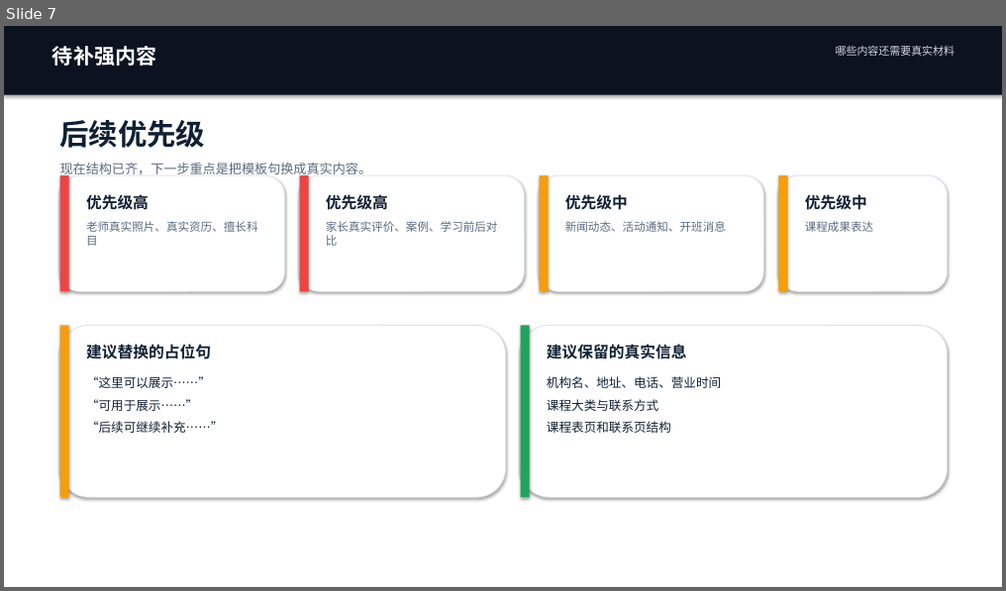
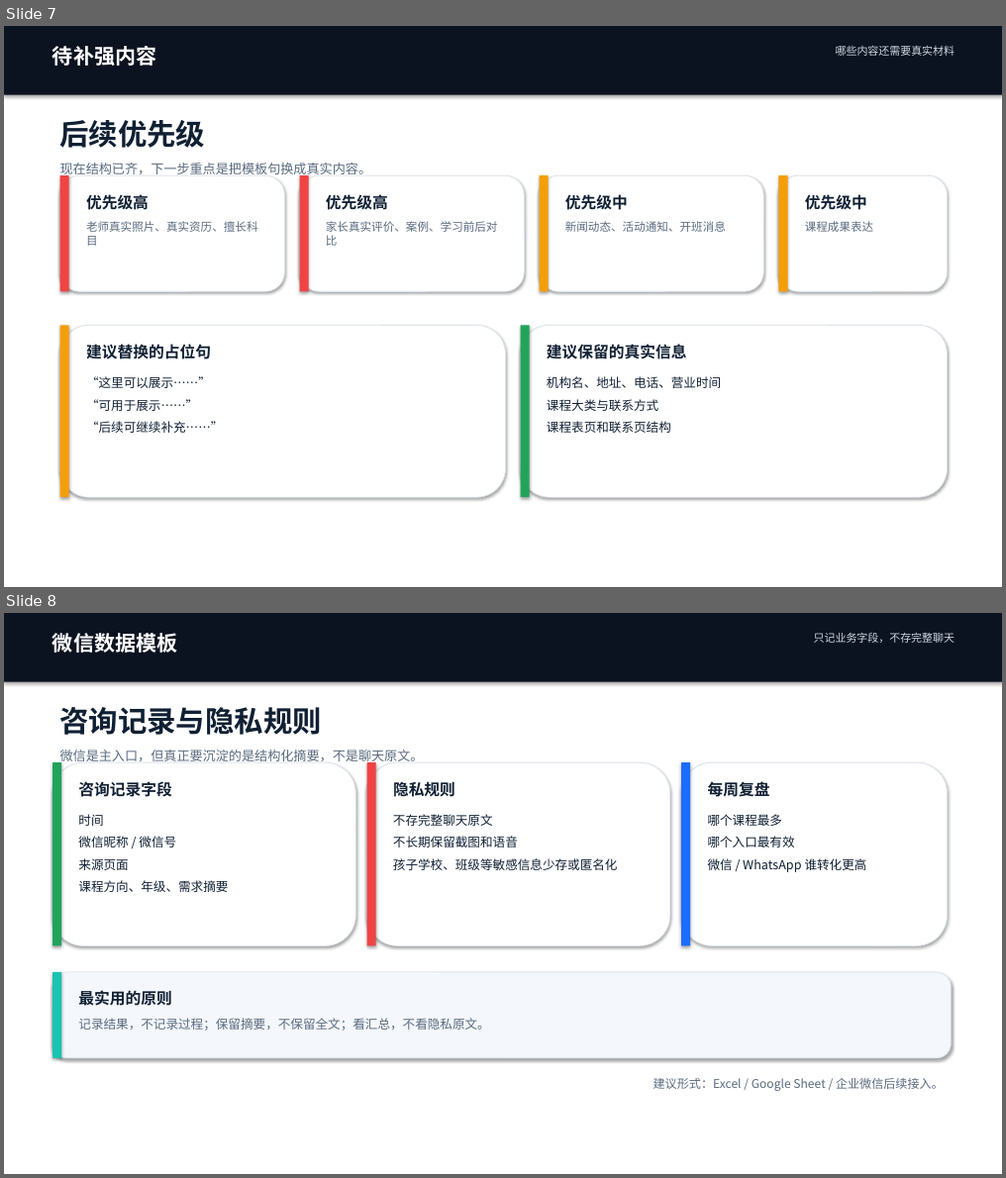
Before and after one commit to guoyunyi0417-hue/ivy-euro-education, a slide deck: IvyEuro_Education_网站改造分析报告.pptx. Shown one above the other, each under a label of ours: slide 7 before the commit, slides 7 and 8 after it. The pictures are 1006x591 and 1006x1178 pixels, drawn with LibreOffice and Linux fonts; fonts in the diff are those of the drawing. Boxes give left, top, right and bottom in pixels: in the first picture for what was removed or moved away, otherwise in the second. Text is boxed around its words. In the diff, an @@ line names an element or a change of style, - is before the commit and + after.

```diff
--- a/IvyEuro_Education_网站改造分析报告.pptx
+++ b/IvyEuro_Education_网站改造分析报告.pptx
@@ slide 8 added at (4, 613, 1002, 1174), background #FFFFFF @@
@@ rectangle added at (4, 613, 1002, 682), fill #0B1220 @@
@@ text added at (53, 630, 177, 656), 20 pt, text #FFFFFF, bold @@
+微信数据模板
@@ text added at (814, 633, 954, 643), 10.5 pt, text #CCD6E0 @@
+只记业务字段，不存完整聊天
@@ text added at (60, 707, 424, 764), 12.5 pt, text #5A6B7F @@
+咨询记录与隐私规则
+微信是主入口，但真正要沉淀的是结构化摘要，不是聊天原文。
@@ rounded rectangle added at (53, 762, 355, 947), fill #FFFFFF, outline #DCE3EB 0.75 pt @@
@@ rectangle added at (53, 762, 61, 947), fill #22A35C @@
@@ text added at (78, 781, 171, 797), 15 pt, text #102033, bold @@
+咨询记录字段
@@ rounded rectangle added at (367, 762, 670, 947), fill #FFFFFF, outline #DCE3EB 0.75 pt @@
@@ rectangle added at (367, 762, 376, 947), fill #EF4444 @@
@@ text added at (393, 782, 455, 797), 15 pt, text #102033, bold @@
+隐私规则
@@ rounded rectangle added at (681, 762, 947, 947), fill #FFFFFF, outline #DCE3EB 0.75 pt @@
@@ rectangle added at (681, 762, 690, 947), fill #1B6DFF @@
@@ text added at (708, 781, 770, 797), 15 pt, text #102033, bold @@
+每周复盘
@@ text added at (78, 814, 228, 892), 12 pt, text #102033 @@
+时间
+微信昵称 / 微信号
+来源页面
+课程方向、年级、需求摘要
@@ text added at (393, 814, 618, 870), 12 pt, text #102033 @@
+不存完整聊天原文
+不长期保留截图和语音
+孩子学校、班级等敏感信息少存或匿名化
@@ text added at (708, 814, 867, 872), 12 pt, text #102033 @@
+哪个课程最多
+哪个入口最有效
+微信 / WhatsApp 谁转化更高
@@ rounded rectangle added at (53, 972, 951, 1059), fill #F4F7FB, outline #DCE3EB 0.75 pt @@
@@ rectangle added at (53, 972, 61, 1059), fill #19C4B0 @@
@@ text added at (78, 990, 489, 1031), 12 pt, text #5A6B7F @@
+最实用的原则
+记录结果，不记录过程；保留摘要，不保留全文；看汇总，不看隐私原文。
@@ text added at (653, 1078, 944, 1091), 11.5 pt, text #5A6B7F @@
+建议形式：Excel / Google Sheet / 企业微信后续接入。
```
Also in this commit, not shown: 1 other file.
